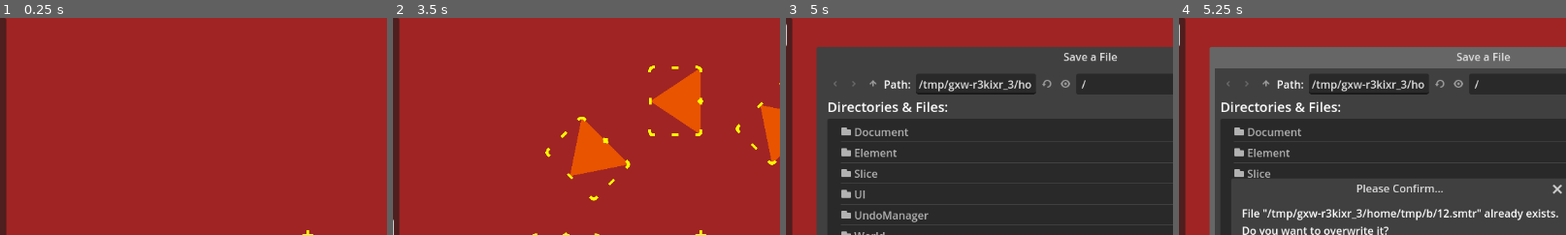
Above: before the commit, frames 1-4 (left to right).
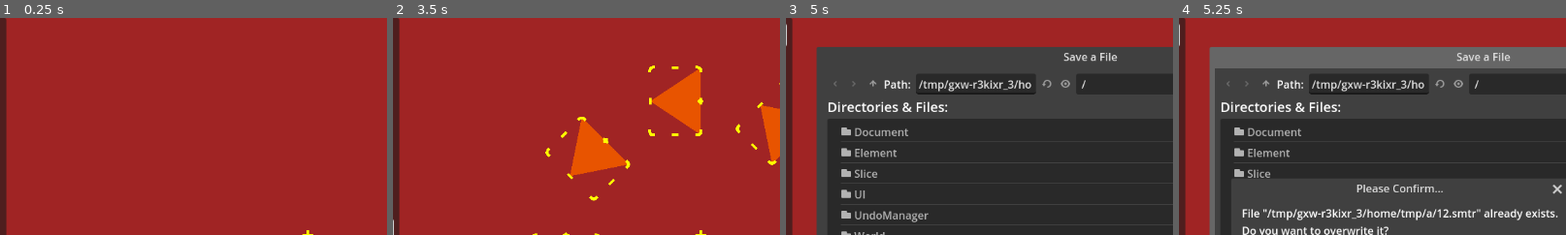
Above: after the commit, the same moments.

Repository: zoeesilcock/symmetar
Game: Godot game, scene res://Main.tscn
The game is run twice, just before and just after one commit, with the same random seed, the same clock (stepped at 60 frames per second) and the same inputs.
Inputs (mouse positions are % of the whole screen's width and height, from its top left):
- Up to frame 1 (0.25 s): no input
- Up to frame 2 (3.5 s): click "Clear" at 0.5 s; click "Add" at 1.25 s; click "Undo" at 2 s; click "Redo" at 2.75 s
- Up to frame 3 (5 s): click "Save" at 3.5 s; click (48, 81) at 4.27 s; type "12" at 4.35 s
- Up to frame 4 (5.25 s): click "OK" at 5 s
The pictures show only the part of the screen within x 21-71%, y 0-50%; the shares and areas given below are measured in that part.

Frames 1-3 are identical in both runs. In frame 4, 0.5% of the frame differs, in the area x 63-98%, y 87-94%.

Commit message:
Fix how we translate the polygon when checking if the mouse is within the shape

Diff:
--- a/Slice/Slice.gd
+++ b/Slice/Slice.gd
@@ -219,10 +219,19 @@
 		ui_state.selected_slice_index == slice_index
 	)
 
+func get_transformed_polygon() -> PackedVector2Array:
+	var transformed_polygon : PackedVector2Array = []
+	var translation : Transform2D = Transform2D(rotation, polygon.scale, 0, slice_pivot.rotated(rotation))
+
+	for _vector : Vector2 in polygon.polygon:
+		transformed_polygon.append(translation * _vector)
+
+	return transformed_polygon
+
 func _is_point_in_slice(point : Vector2) -> bool:
 	return Geometry2D.is_point_in_polygon(
-		point - slice_pivot,
-		polygon.get_polygon() * Transform2D(-rotation, Vector2.ZERO)
+		point,
+		get_transformed_polygon()
 	)
 
 # Calculate the extents of the shape.
